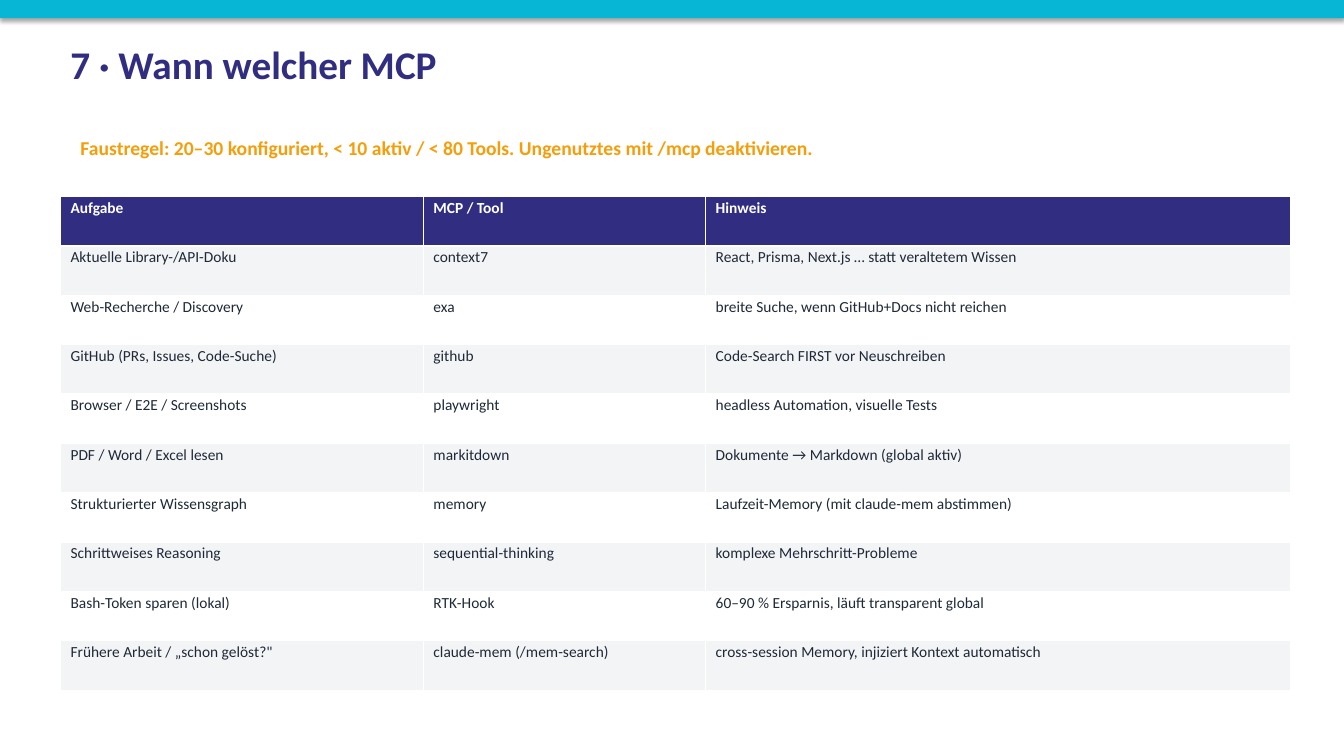
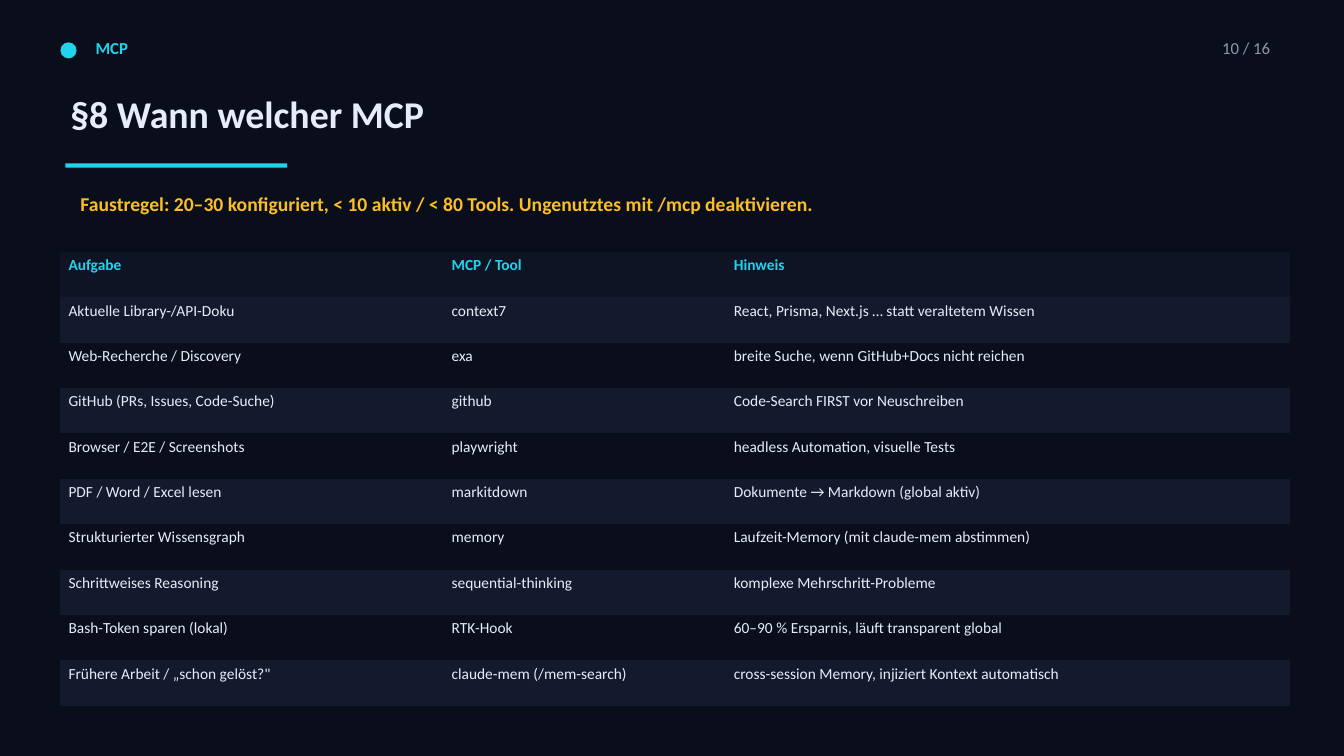
Before and after one commit to Paulee8155/Claude-Code-BestPractice, a slide deck: slide 11 of docs/ECC-Harness-Guide.de.pptx (slide 10 before the commit). Drawn at 1344x756 pixels with LibreOffice and Linux fonts; fonts in the diff are those of the drawing. Boxes give left, top, right and bottom in pixels: in the first picture for what was removed or moved away, otherwise in the second. Text is boxed around its words. In the diff, an @@ line names an element or a change of style, - is before the commit and + after.

```diff
--- a/docs/ECC-Harness-Guide.de.pptx
+++ b/docs/ECC-Harness-Guide.de.pptx
@@ background #FFFFFF to #0A0E1A @@
@@ rectangle removed at <box>0,0,1344,18</box> @@
@@ ellipse added at <box>60,42,77,58</box>, fill #22D3EE @@
@@ text added at <box>96,43,128,54</box>, 12 pt, text #22D3EE, bold @@
+MCP
@@ text added at <box>1222,42,1270,54</box>, 12 pt, text #8B98B0 @@
+10 / 16
@@ text at <box>70,101,424,130</box>: text changed; size 28 to 27 pt; text colour #312E81 to #E6EDF8 @@
-7 · Wann welcher MCP
+§8 Wann welcher MCP
@@ rectangle added at <box>66,163,287,167</box>, fill #22D3EE @@
@@ text "Faustregel: 20–30 konfiguriert, < 10 ...": place and size @@
-text "Faustregel: 20–30 konfiguriert, < 10 ..." at <box>80,141,812,159</box>
+text "Faustregel: 20–30 konfiguriert, < 10 ..." at <box>80,197,812,215</box>
@@ text "Faustregel: 20–30 konfiguriert, < 10 ..." at <box>80,197,812,215</box>: text colour #F59E0B to #FBBF24 @@
@@ table at <box>60,252,1291,706</box> @@
@@ fill #312E81 to #0E1424 in row 1 @@
@@ fill #F3F4F6 to #141A2E in 15 cells @@
@@ fill #FFFFFF to #0A0E1A in 12 cells @@
@@ text colour #FFFFFF to #22D3EE in "Aufgabe", "MCP / Tool", "Hinweis" @@
@@ text colour #1F2937 to #E6EDF8 @@
@@ borders changed @@
@@ table: place and size @@
-table at <box>60,197,1291,691</box>
+table at <box>60,252,1291,706</box>
```
Also in this commit, not shown: 12 other slides changed, 4 slides added, 1 slide removed, 5 other files.
